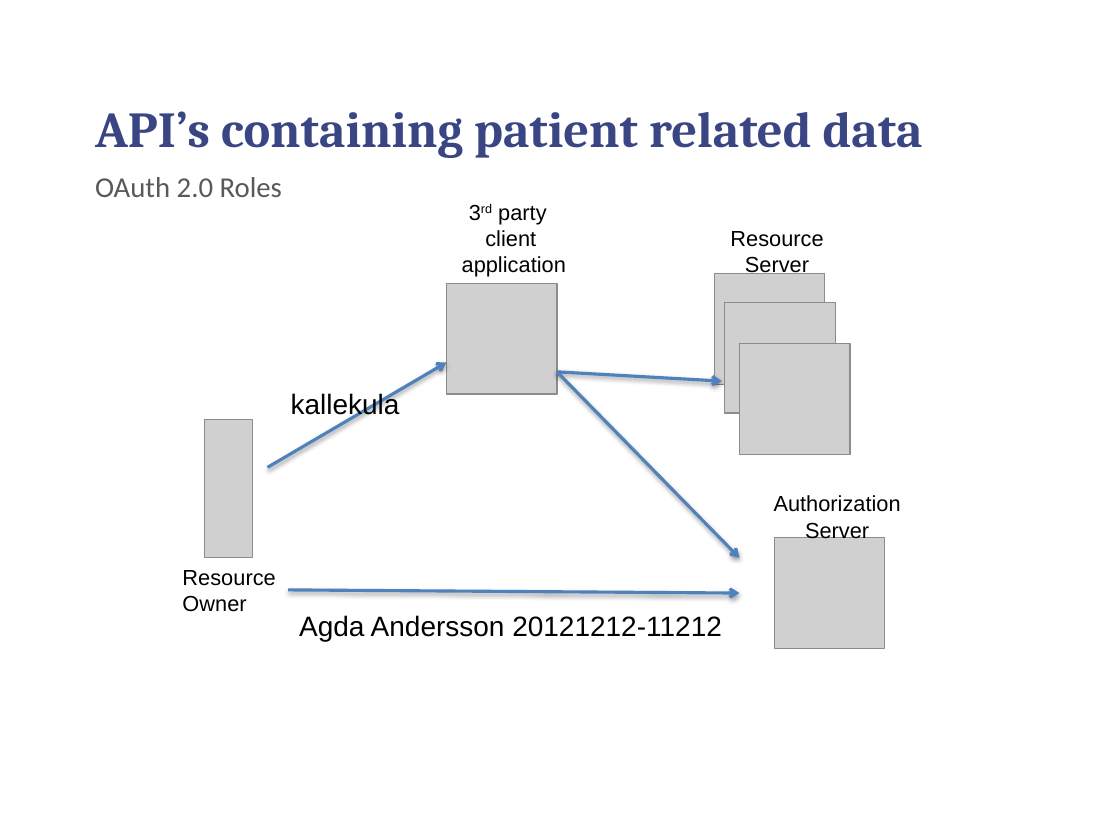
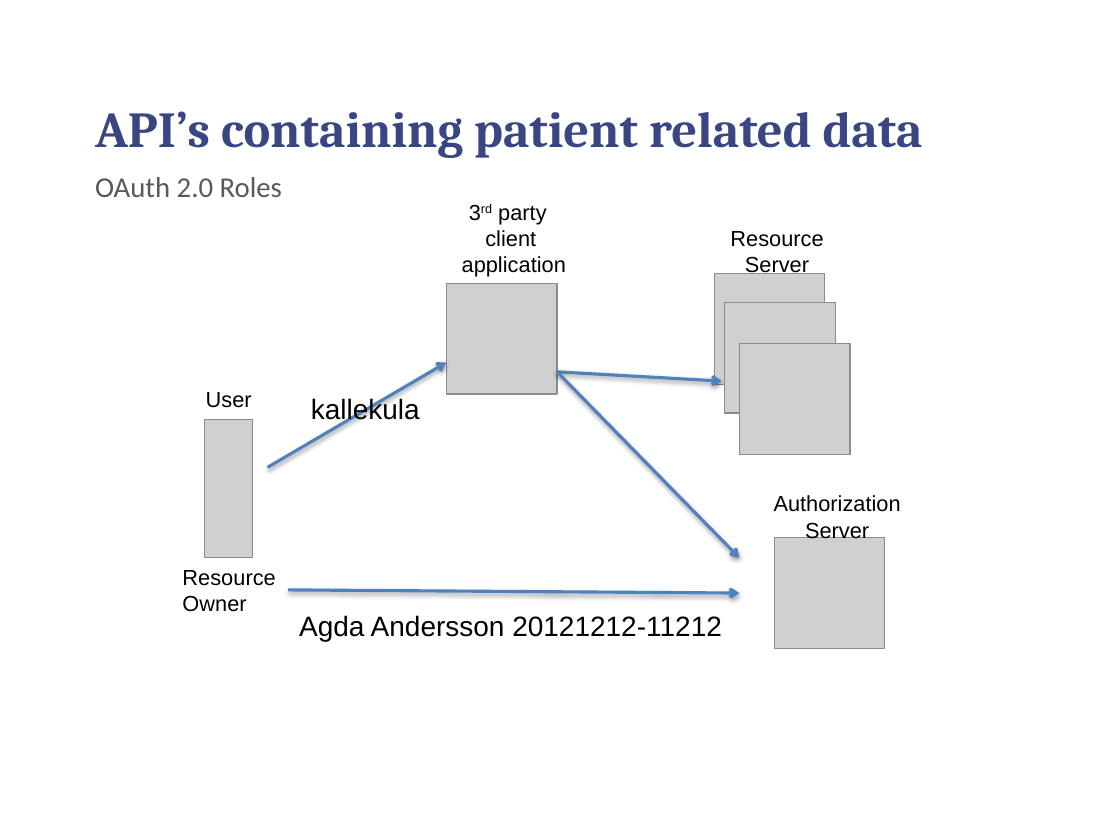
Before and after one commit to chilmers/cadec-healthcare-api-tutorial, a slide deck: slide 15 of Cadec-vårdens-apier.pptx. Drawn at 1120x840 pixels with LibreOffice and Linux fonts; fonts in the diff are those of the drawing; grey boxes stand for pictures; background and template pictures are left out. Boxes give left, top, right and bottom in pixels: in the first picture for what was removed or moved away, otherwise in the second. Text is boxed around its words. In the diff, an @@ line names an element or a change of style, - is before the commit and + after.

```diff
--- a/Cadec-vårdens-apier.pptx
+++ b/Cadec-vårdens-apier.pptx
@@ text "kallekula": place and size @@
-text "kallekula" at box(291, 392, 400, 419)
+text "kallekula" at box(311, 397, 420, 424)
@@ text added at box(206, 392, 252, 408), 14 pt, text #000000 @@
+User
```
